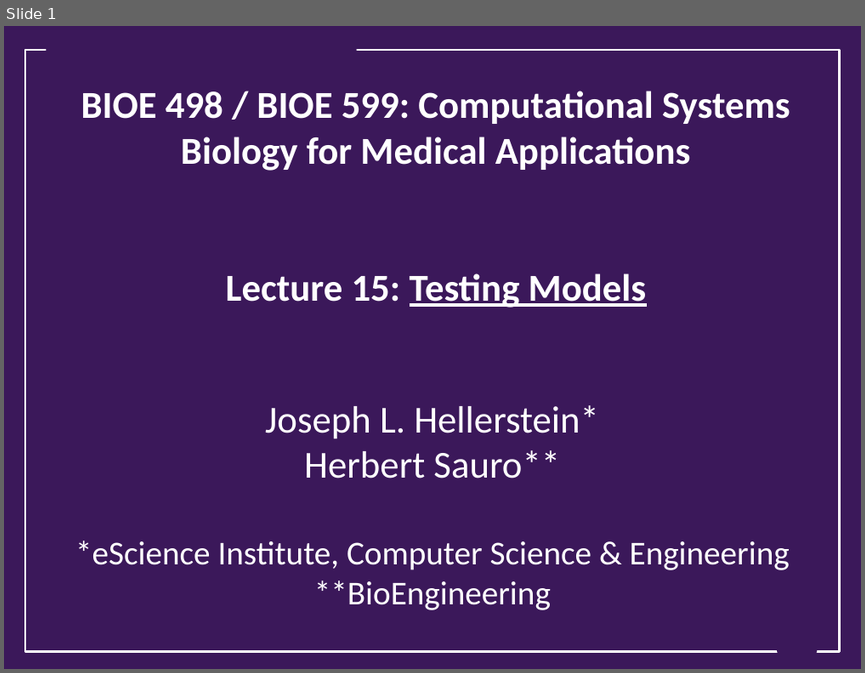
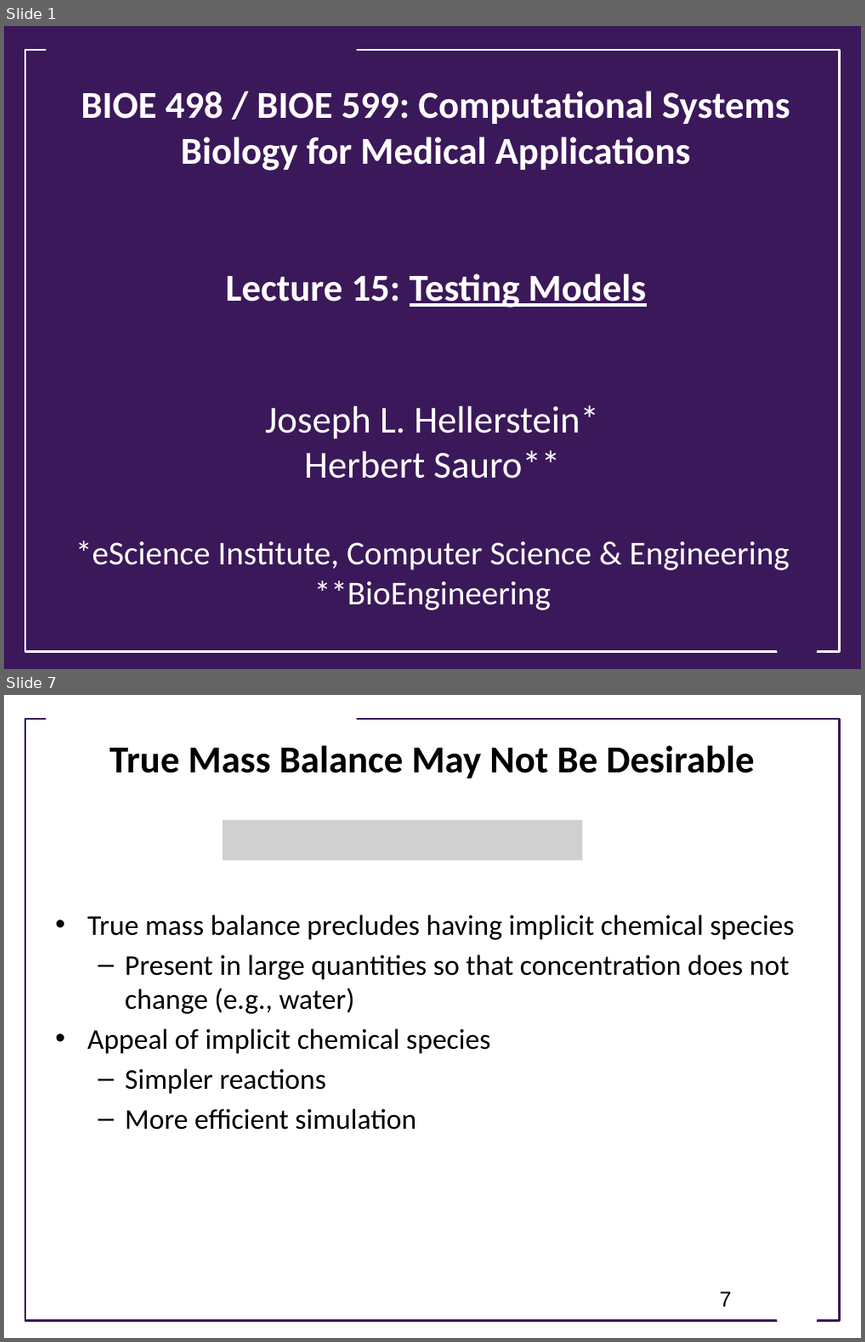
Before and after one commit to ModelEngineering/advancing-biomedical-models, a slide deck: lecture_15/15_static_testing.pptx. Shown one above the other, each under a label of ours: slide 1 before the commit, slides 1 and 7 after it; the slides between them are not shown. The pictures are 865x673 and 865x1342 pixels, drawn with LibreOffice and Linux fonts; fonts in the diff are those of the drawing; grey boxes stand for pictures; background and template pictures are left out. Boxes give left, top, right and bottom in pixels: in the first picture for what was removed or moved away, otherwise in the second. Text is boxed around its words. In the diff, an @@ line names an element or a change of style, - is before the commit and + after.

```diff
--- a/lecture_15/15_static_testing.pptx
+++ b/lecture_15/15_static_testing.pptx
@@ slide 7 added at (x1=4, y1=695, x2=861, y2=1338), background #FFFFFF @@
@@ rectangle added at (x1=25, y1=719, x2=840, y2=1321), outline #3B185A 1.75 pt @@
@@ rectangle added at (x1=46, y1=709, x2=356, y2=730), fill #FFFFFF @@
@@ title added at (x1=109, y1=745, x2=754, y2=778), 32 pt, text #000000, bold @@
+True Mass Balance May Not Be Desirable
@@ picture added at (x1=222, y1=820, x2=582, y2=861) @@
@@ text added at (x1=87, y1=914, x2=794, y2=1129), 24 pt, text #000000 @@
+• True mass balance precludes having implicit chemical species
+  – Present in large quantities so that concentration does not change (e.g., water)
+• Appeal of implicit chemical species
+  – Simpler reactions
+  – More efficient simulation
@@ page number added at (x1=720, y1=1291, x2=732, y2=1306), 18 pt, text #000000 @@
+7
@@ trapezoid added at (x1=769, y1=1290, x2=824, y2=1327), fill #FFFFFF @@
```
Also in this commit, not shown: 1 slide changed, 13 other slides added.
